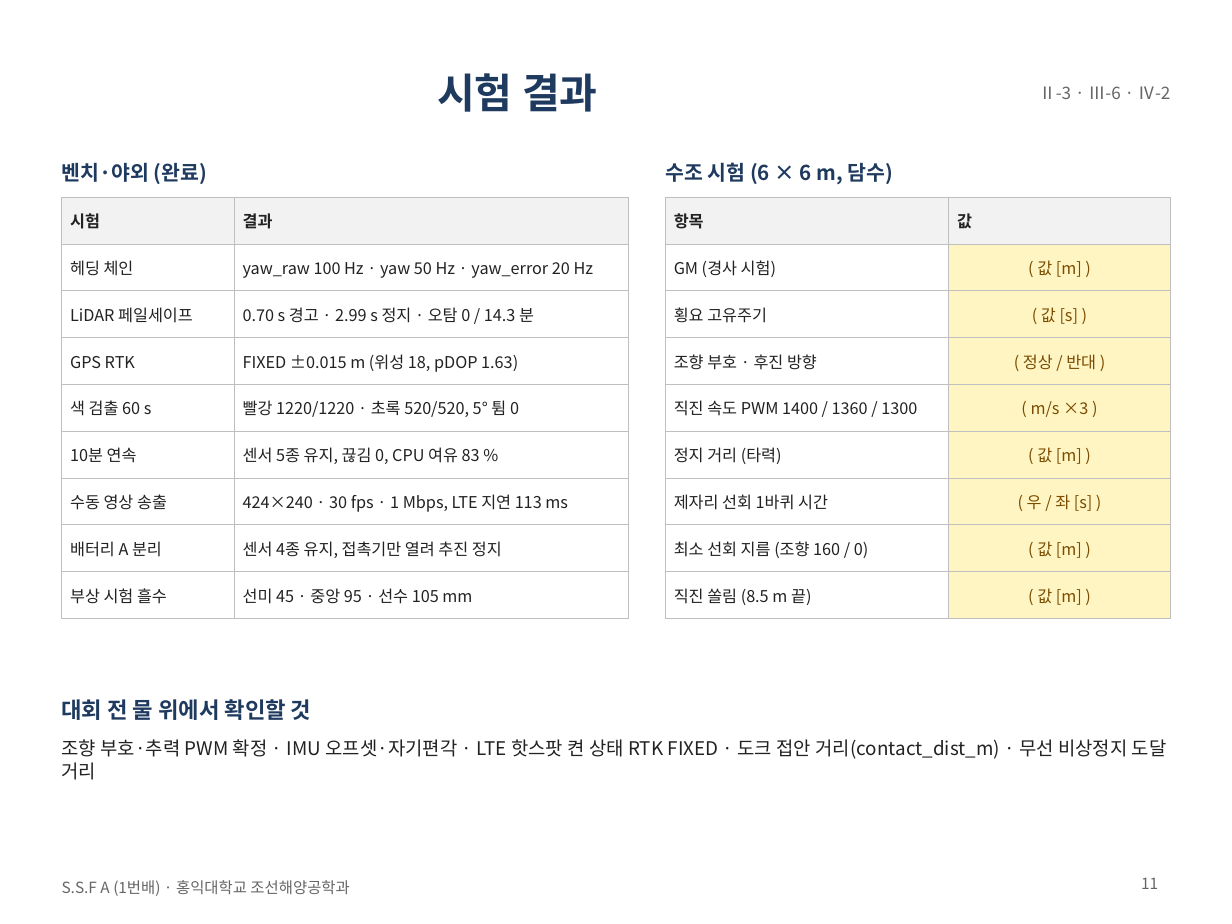
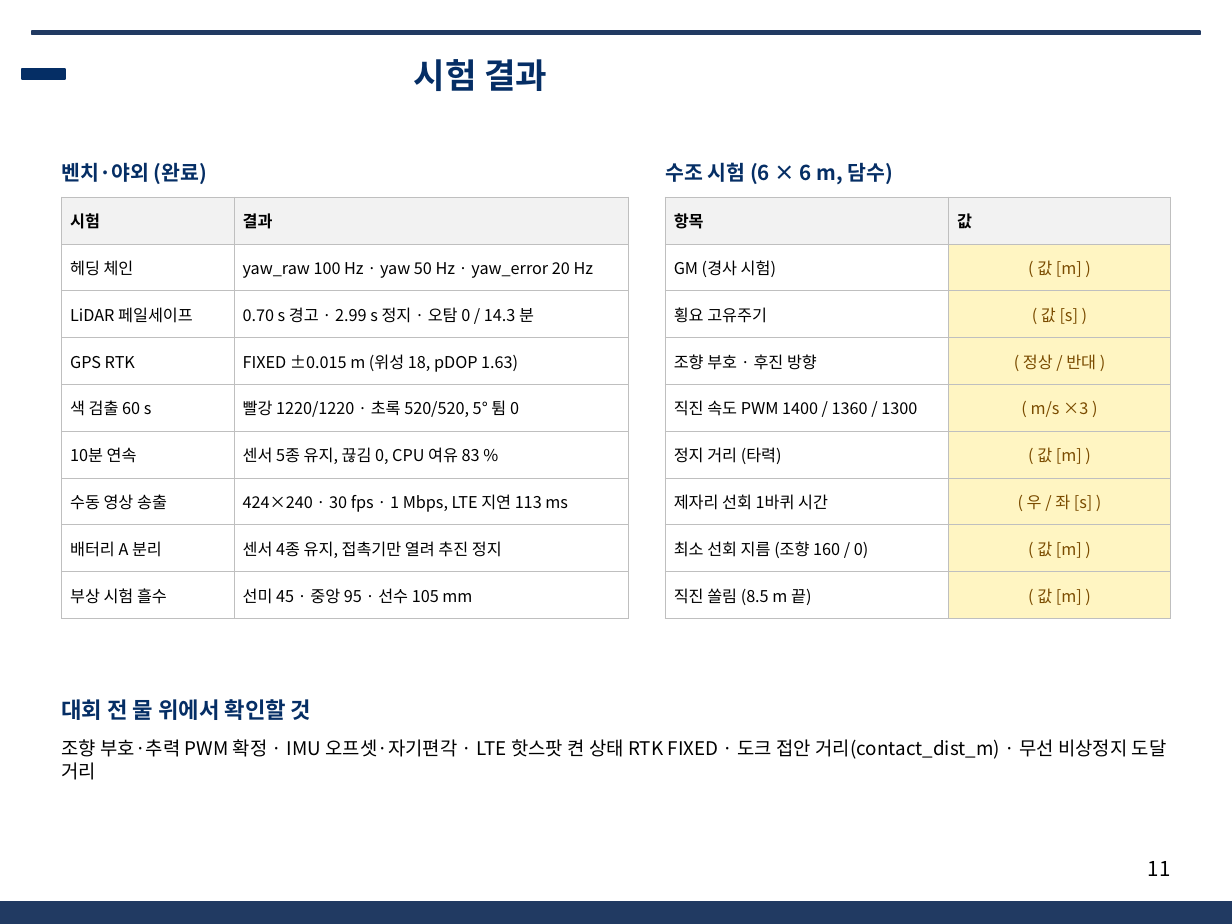
Before and after one commit to unmatsutake377-rgb/ros2_ws, a slide deck: slide 11 of docs/전달용/보고서_분담/발표자료_SSF_A.pptx. Drawn at 1232x924 pixels with LibreOffice and Linux fonts; fonts in the diff are those of the drawing; background and template pictures are left out. Boxes give left, top, right and bottom in pixels: in the first picture for what was removed or moved away, otherwise in the second. Text is boxed around its words. In the diff, an @@ line names an element or a change of style, - is before the commit and + after.

```diff
--- a/docs/전달용/보고서_분담/발표자료_SSF_A.pptx
+++ b/docs/전달용/보고서_분담/발표자료_SSF_A.pptx
@@ rectangle added at (x1=32, y1=31, x2=1200, y2=34), fill #213A62, outline #213A62 1 pt @@
@@ title "시험 결과" moved from (x1=437, y1=73, x2=598, y2=112) to (x1=413, y1=59, x2=547, y2=91) @@
@@ title "시험 결과" at (x1=413, y1=59, x2=547, y2=91): size 24 to 20 pt, text colour #1F3A5F to #052E65 @@
@@ rectangle added at (x1=22, y1=69, x2=65, y2=79), fill #052E65, outline #052E65 1 pt @@
@@ text removed at (x1=1039, y1=86, x2=1170, y2=99) @@
-Ⅱ-3 · Ⅲ-6 · Ⅳ-2
@@ table at (x1=62, y1=197, x2=628, y2=608) @@
@@ text colour #222222 to #000000 @@
@@ table at (x1=665, y1=197, x2=1170, y2=609) @@
@@ text colour #222222 to #000000 in "항목", "값", "GM (경사 시험)", "횡요 고유주기" and 6 more places @@
@@ text colour #1F3A5F to #052E65 in 3 elements at (x1=62, y1=162, x2=207, y2=184), (x1=665, y1=162, x2=894, y2=184), (x1=62, y1=696, x2=311, y2=724) @@
@@ text "조향 부호·추력 PWM 확정 · ..." at (x1=62, y1=739, x2=1167, y2=780): text colour #222222 to #000000 @@
@@ page number moved from (x1=1141, y1=877, x2=1158, y2=889) to (x1=1148, y1=861, x2=1171, y2=876) @@
@@ page number at (x1=1148, y1=861, x2=1171, y2=876): size 9 to 12 pt, text colour #666666 to #000000 @@
@@ text removed at (x1=62, y1=880, x2=349, y2=896) @@
-S.S.F A (1번배) · 홍익대학교 조선해양공학과
@@ rectangle added at (x1=0, y1=902, x2=1232, y2=924), fill #213A62, outline #213A62 1 pt @@
```
Also in this commit, not shown: 11 other slides changed, 4 other files.
